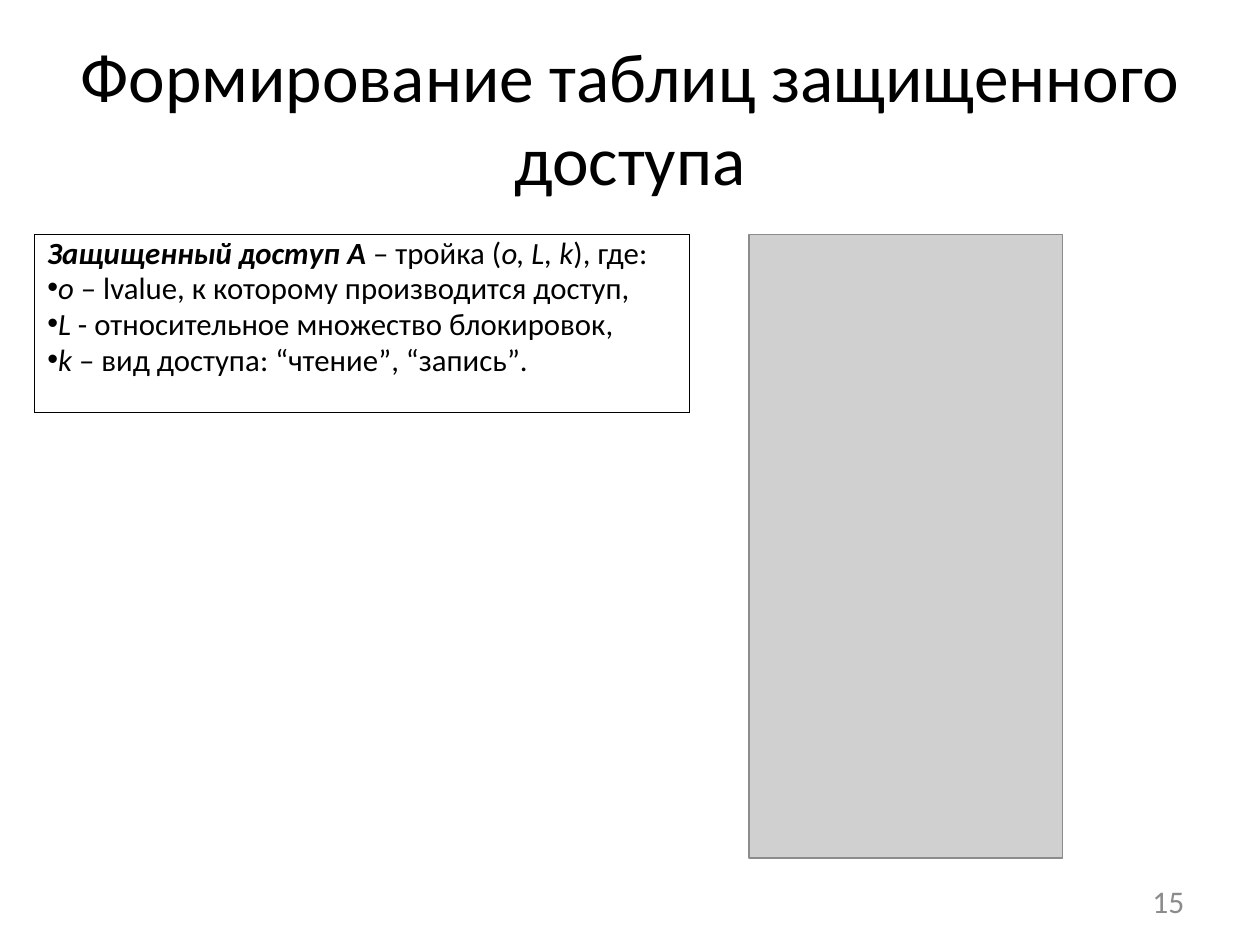
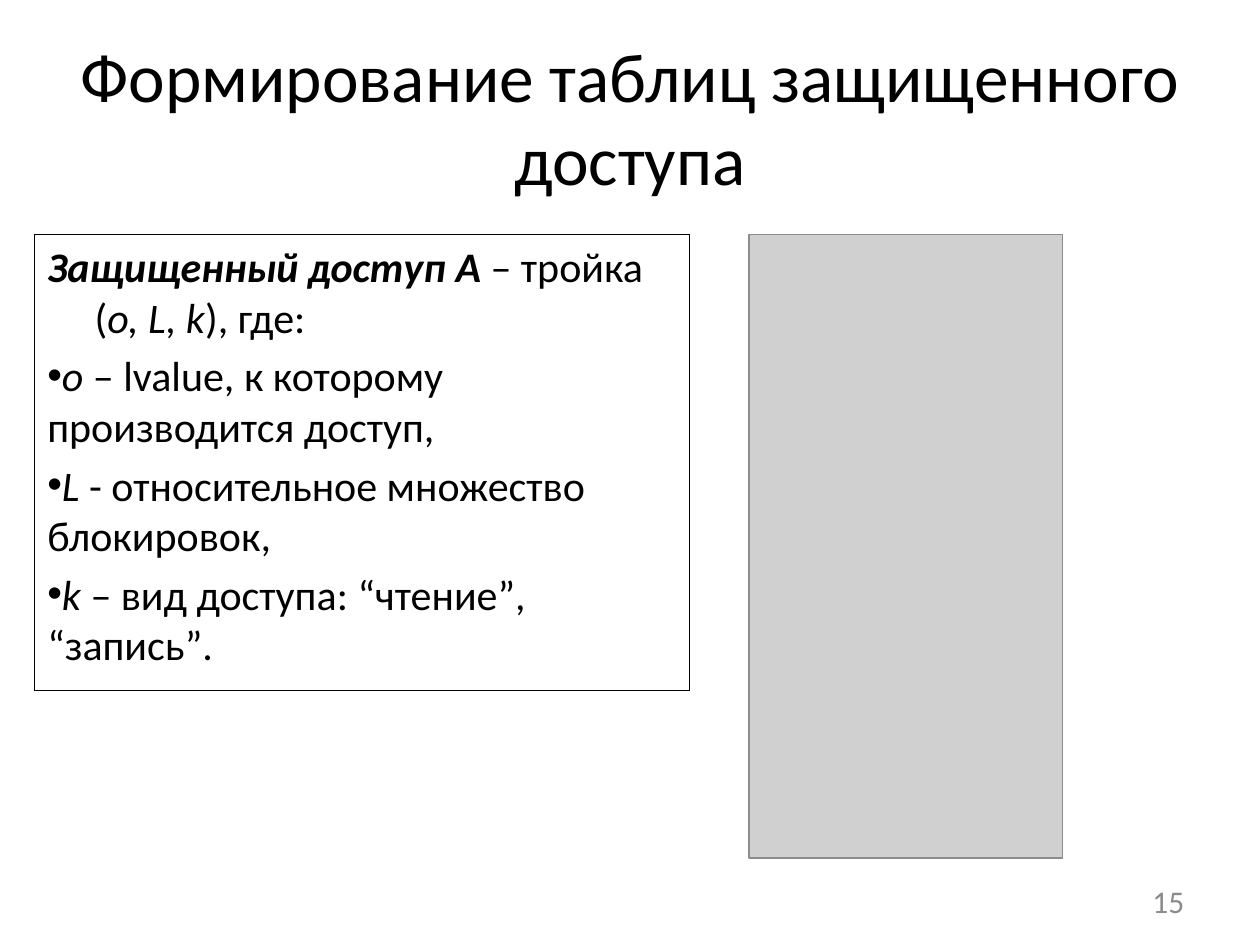
Before and after one commit to afrolovskiy/diplom, a slide deck: slide 15 of presentations/diplom/static race detection.pptx. Drawn at 1260x945 pixels with LibreOffice and Linux fonts; fonts in the diff are those of the drawing; grey boxes stand for pictures. Boxes give left, top, right and bottom in pixels: in the first picture for what was removed or moved away, otherwise in the second. Text is boxed around its words. In the diff, an @@ line names an element or a change of style, - is before the commit and + after.

```diff
--- a/presentations/diplom/static race detection.pptx
+++ b/presentations/diplom/static race detection.pptx
@@ rectangle "Защищенный доступ A – тройка ..." resized from (x1=35, y1=234, x2=690, y2=413) to (x1=35, y1=234, x2=690, y2=690) @@
@@ rectangle "Защищенный доступ A – тройка ..." at (x1=35, y1=234, x2=690, y2=690): size 17.6 to 24 pt; line spacing 0.8 to 1; more space between paragraphs @@
```
Also in this commit, not shown: 2 other slides changed.
